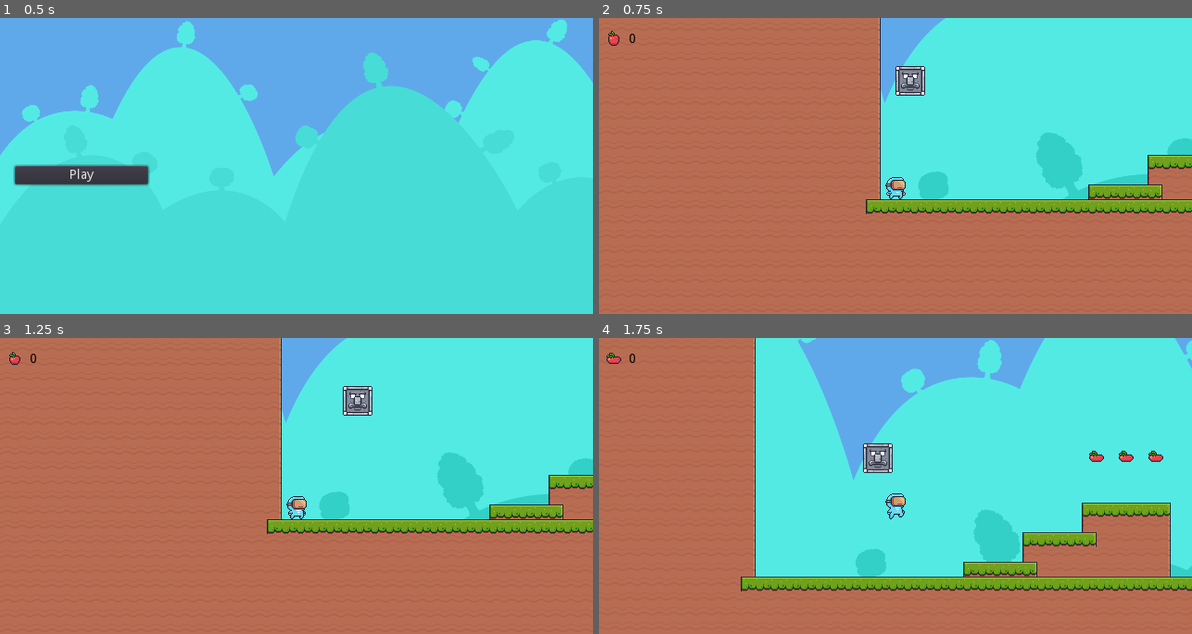
Above: before the commit, frames 1-4 (two rows, left to right).
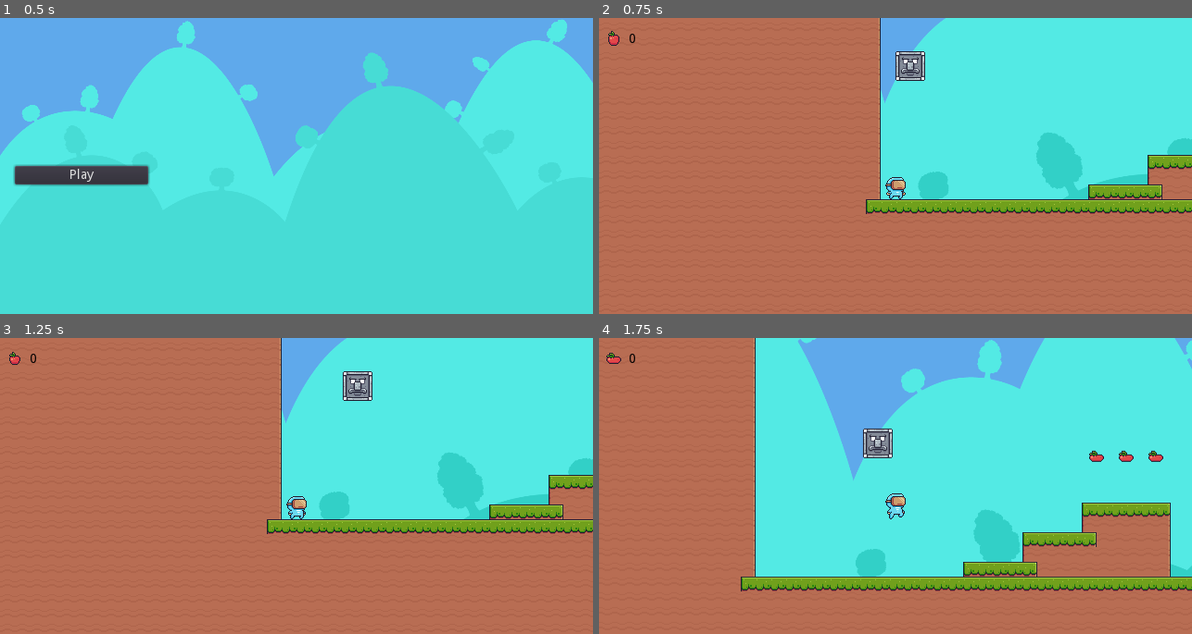
Above: after the commit, the same moments.

Repository: reisraff/2d-platform-demo
Game: Godot game, scene res://menu.tscn
Same seed, same stepped clock (60 frames per second), same inputs: the game is played once before the commit and once after it.
Inputs:
- Up to frame 1 (0.5 s): no input
- Up to frame 2 (0.75 s): click "Play" at 0.5 s
- Up to frame 3 (1.25 s): no input
- Up to frame 4 (1.75 s): tap Enter (ui_accept) at 1.25, 1.52 s; hold Right (ui_right) from 1.28 s (still down)

Frame 1 is identical in both runs. In frame 2, 0.7% of the frame differs, in the area x 50-55%, y 11-27%; in frame 3, 0.7%; in frame 4, 0.7%.

Commit message:
distribution

Diff:
--- a/main.tscn
+++ b/main.tscn
@@ -51,13 +51,12 @@
 tile_data = PoolIntArray( -524183, 3, 0, -524182, 4, 0, -524181, 4, 0, -524180, 4, 0, -524179, 4, 0, -524178, 4, 0, -52 …(41038 unchanged characters)…
 
 [node name="enymies" type="Node" parent="."]
-editor/display_folded = true
 
 [node name="enemy" parent="enymies" instance=ExtResource( 5 )]
 position = Vector2( 576, 224 )
 
 [node name="enemy5" parent="enymies" instance=ExtResource( 5 )]
-position = Vector2( 48, 112 )
+position = Vector2( 48, 96 )
 
 [node name="enemy2" parent="enymies" instance=ExtResource( 5 )]
 position = Vector2( 1968, 64 )
Not shown, added: export_presets.cfg
Not shown, changed: README.md
Not shown, added: dist/linux.zip
Not shown, added: dist/web.zip
Not shown, added: dist/windows.zip
